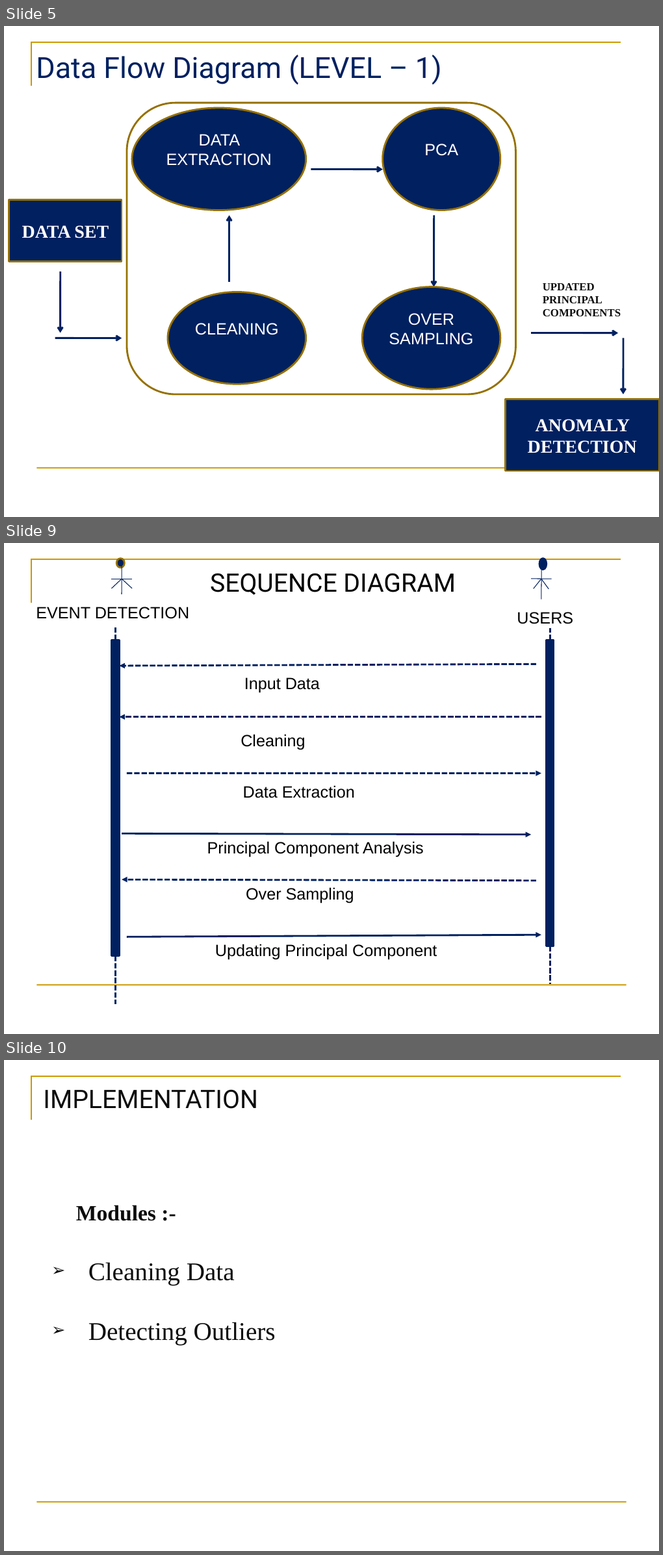
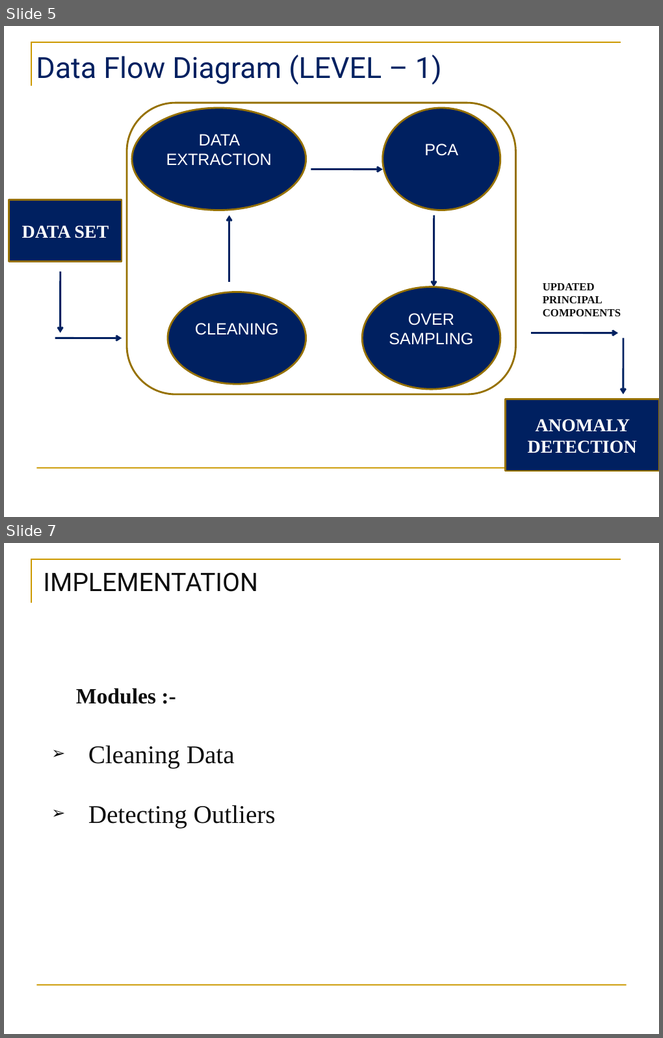
Before and after one commit to dhenuka999/A02, a slide deck: Review3.pptx. Shown one above the other, each under a label of ours: slides 5, 9 and 10 before the commit, slides 5 and 7 after it; the slides between them are not shown. The pictures are 663x1555 and 663x1038 pixels, drawn with LibreOffice and Linux fonts; fonts in the diff are those of the drawing; background and template pictures are left out. Boxes give left, top, right and bottom in pixels: in the first picture for what was removed or moved away, otherwise in the second. Text is boxed around its words. In the diff, an @@ line names an element or a change of style, - is before the commit and + after.

```diff
--- a/Review3.pptx
+++ b/Review3.pptx
@@ slide 9 removed at [4, 543, 659, 1034], background #FFFFFF; not listed: 2 template elements that a slide beside it also shows @@
@@ ellipse removed at [116, 558, 124, 567] @@
@@ ellipse removed at [540, 558, 547, 569] @@
@@ line removed from (122, 579) to (111, 589) @@
@@ line removed from (132, 579) to (111, 579) @@
@@ line removed from (122, 563) to (122, 594) @@
@@ line removed from (122, 579) to (133, 589) @@
@@ text removed at [210, 573, 456, 595] @@
-SEQUENCE DIAGRAM
@@ line removed from (552, 579) to (531, 579) @@
@@ line removed from (542, 579) to (533, 589) @@
@@ line removed from (542, 568) to (542, 600) @@
@@ line removed from (542, 579) to (549, 589) @@
@@ text removed at [36, 607, 189, 619] @@
-EVENT DETECTION
@@ text removed at [517, 612, 573, 624] @@
-USERS
@@ rectangle removed at [111, 640, 119, 956] @@
@@ line removed from (115, 640) to (115, 627) @@
@@ rectangle removed at [547, 640, 554, 946] @@
@@ line removed from (551, 640) to (551, 628) @@
@@ arrow removed from (537, 664) to (119, 665) @@
@@ text removed at [244, 678, 320, 693] @@
-Input Data
@@ arrow removed from (542, 717) to (119, 717) @@
@@ text removed at [241, 734, 305, 750] @@
-Cleaning
@@ arrow removed from (126, 774) to (542, 774) @@
@@ text removed at [243, 785, 355, 798] @@
-Data Extraction
@@ arrow removed from (122, 834) to (531, 835) @@
@@ text removed at [207, 841, 424, 858] @@
-Principal Component Analysis
@@ arrow removed from (537, 881) to (122, 880) @@
@@ text removed at [246, 887, 354, 904] @@
-Over Sampling
@@ arrow removed from (126, 938) to (542, 935) @@
@@ text removed at [215, 944, 437, 960] @@
-Updating Principal Component
@@ line removed from (551, 946) to (551, 984) @@
@@ line removed from (115, 956) to (115, 1005) @@
@@ what was slide 10 is now slide 7 @@
```
Also in this commit, not shown: 1 slide changed, 6 slides added, 8 other slides removed.
